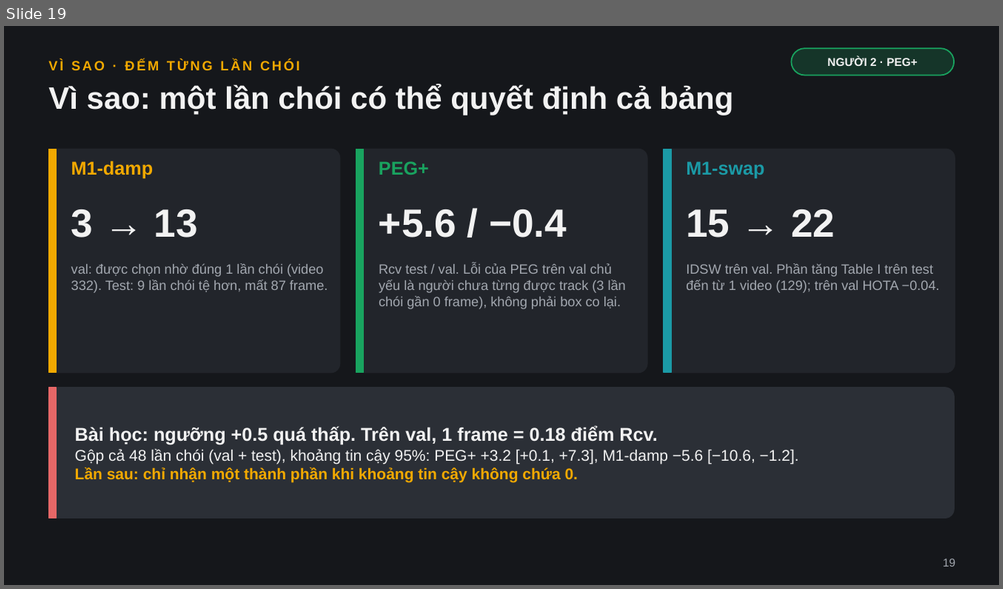
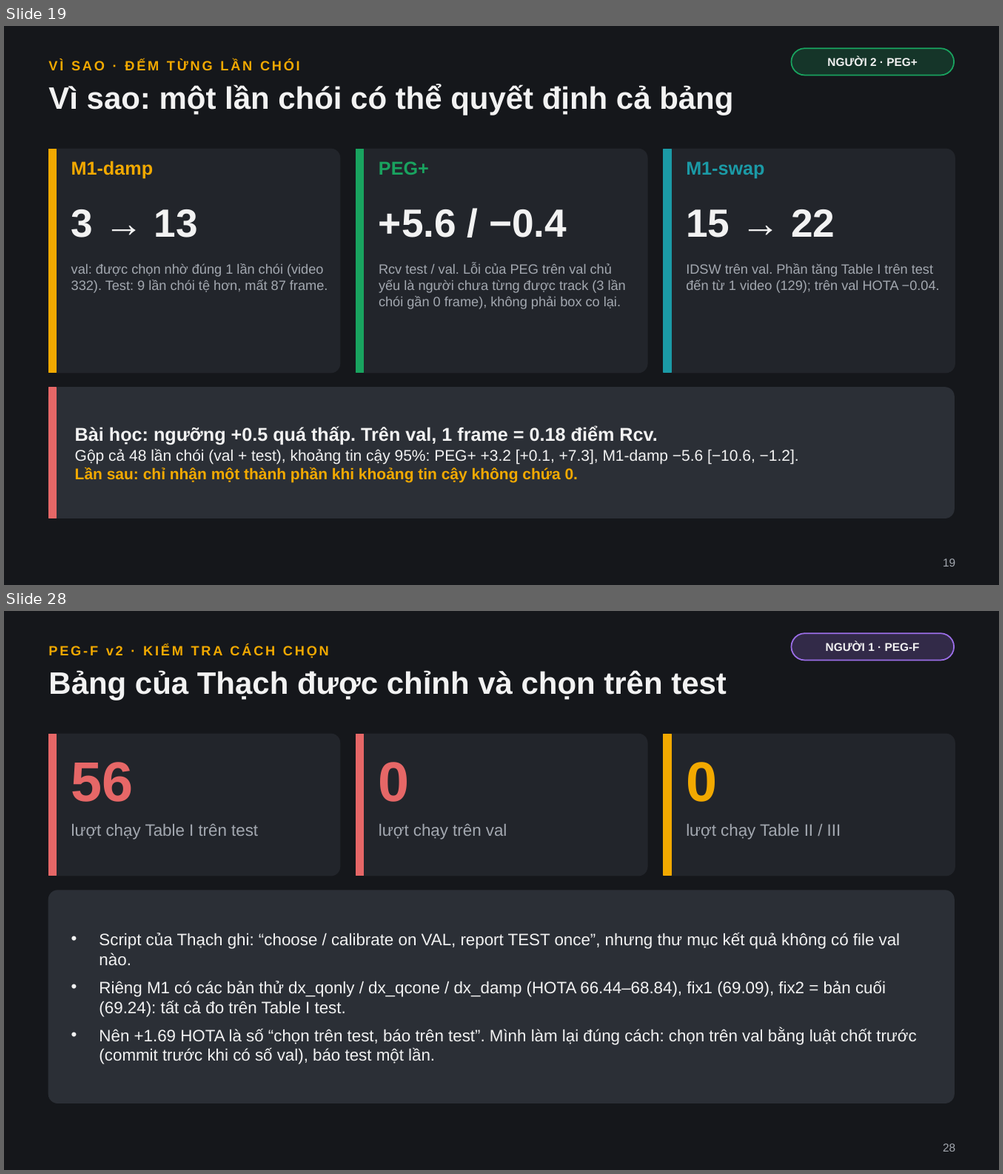
Before and after one commit to kain205/PEG, a slide deck: results/peg_f/PEG_F.pptx. Shown one above the other, each under a label of ours: slide 19 before the commit, slides 19 and 28 after it; the slides between them are not shown. The pictures are 1003x589 and 1003x1174 pixels, drawn with LibreOffice and Linux fonts; fonts in the diff are those of the drawing. Boxes give left, top, right and bottom in pixels: in the first picture for what was removed or moved away, otherwise in the second. Text is boxed around its words. In the diff, an @@ line names an element or a change of style, - is before the commit and + after.

```diff
--- a/results/peg_f/PEG_F.pptx
+++ b/results/peg_f/PEG_F.pptx
@@ slide 28 added at <box>4,611,999,1170</box>, background #15171B @@
@@ text added at <box>48,645,329,658</box>, 13 pt, text #F2A900, bold @@
+PEG-F v2 · KIỂM TRA CÁCH CHỌN
@@ rounded rectangle added at <box>791,633,954,661</box>, fill #9B6EE8 at 22% opacity, outline #9B6EE8 1.25 pt @@
@@ text added at <box>825,642,919,651</box>, 11 pt, text #F2F2F2, bold @@
+NGƯỜI 1 · PEG-F
@@ text added at <box>48,670,726,701</box>, 30 pt, text #F2F2F2, bold @@
+Bảng của Thạch được chỉnh và chọn trên test
@@ rounded rectangle added at <box>48,734,340,876</box>, fill #22252B, outline #22252B 1 pt @@
@@ rectangle added at <box>48,734,57,876</box>, fill #E66767, outline #E66767 1 pt @@
@@ rounded rectangle added at <box>356,734,647,876</box>, fill #22252B, outline #22252B 1 pt @@
@@ rectangle added at <box>356,734,364,876</box>, fill #E66767, outline #E66767 1 pt @@
@@ rounded rectangle added at <box>663,734,955,876</box>, fill #22252B, outline #22252B 1 pt @@
@@ rectangle added at <box>663,734,671,876</box>, fill #F2A900, outline #F2A900 1 pt @@
@@ text added at <box>71,762,134,802</box>, 54 pt, text #E66767, bold @@
+56
@@ text added at <box>378,762,410,802</box>, 54 pt, text #E66767, bold @@
+0
@@ text added at <box>686,762,717,802</box>, 54 pt, text #F2A900, bold @@
+0
@@ text added at <box>71,824,258,840</box>, 16 pt, text #A3A8B0 @@
+lượt chạy Table I trên test
@@ text added at <box>378,824,507,840</box>, 16 pt, text #A3A8B0 @@
+lượt chạy trên val
@@ text added at <box>686,824,841,840</box>, 16 pt, text #A3A8B0 @@
+lượt chạy Table II / III
@@ rounded rectangle added at <box>48,891,954,1103</box>, fill #2B2F36, outline #2B2F36 1 pt @@
@@ text added at <box>99,933,916,1065</box>, 16 pt, text #F2F2F2 @@
+• Script của Thạch ghi: “choose / calibrate on VAL, report TEST once”, nhưng thư mục kết quả không có file val nào.
+• Riêng M1 có các bản thử dx_qonly / dx_qcone / dx_damp (HOTA 66.44–68.84), fix1 (69.09), fix2 = bản cuối (69.24): tất cả đo trên Table I test.
+• Nên +1.69 HOTA là số “chọn trên test, báo trên test”. Mình làm lại đúng cách: chọn trên val bằng luật chốt trước (commit trước khi có số val), báo test một lần.
@@ text added at <box>942,1144,955,1152</box>, 11 pt, text #A3A8B0 @@
+28
```
Also in this commit, not shown: 2 slides changed, 12 other slides added, 21 other files.
